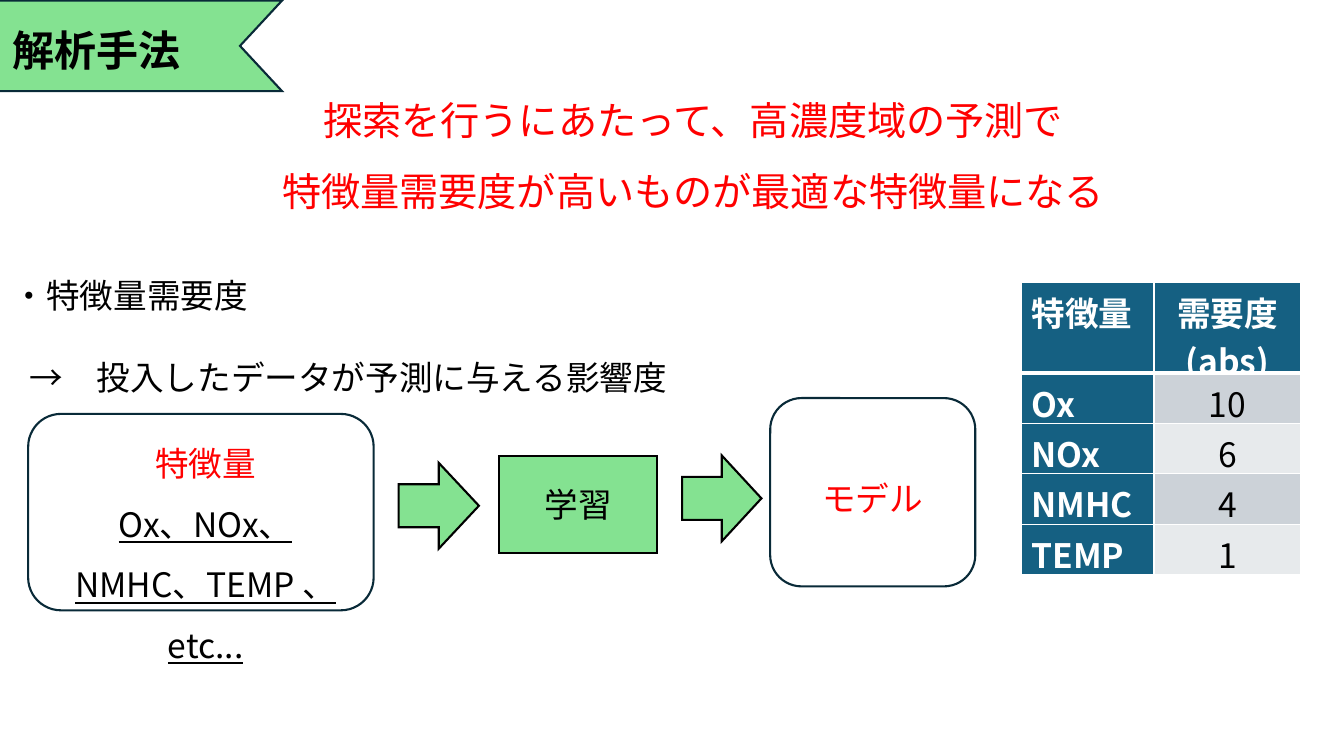
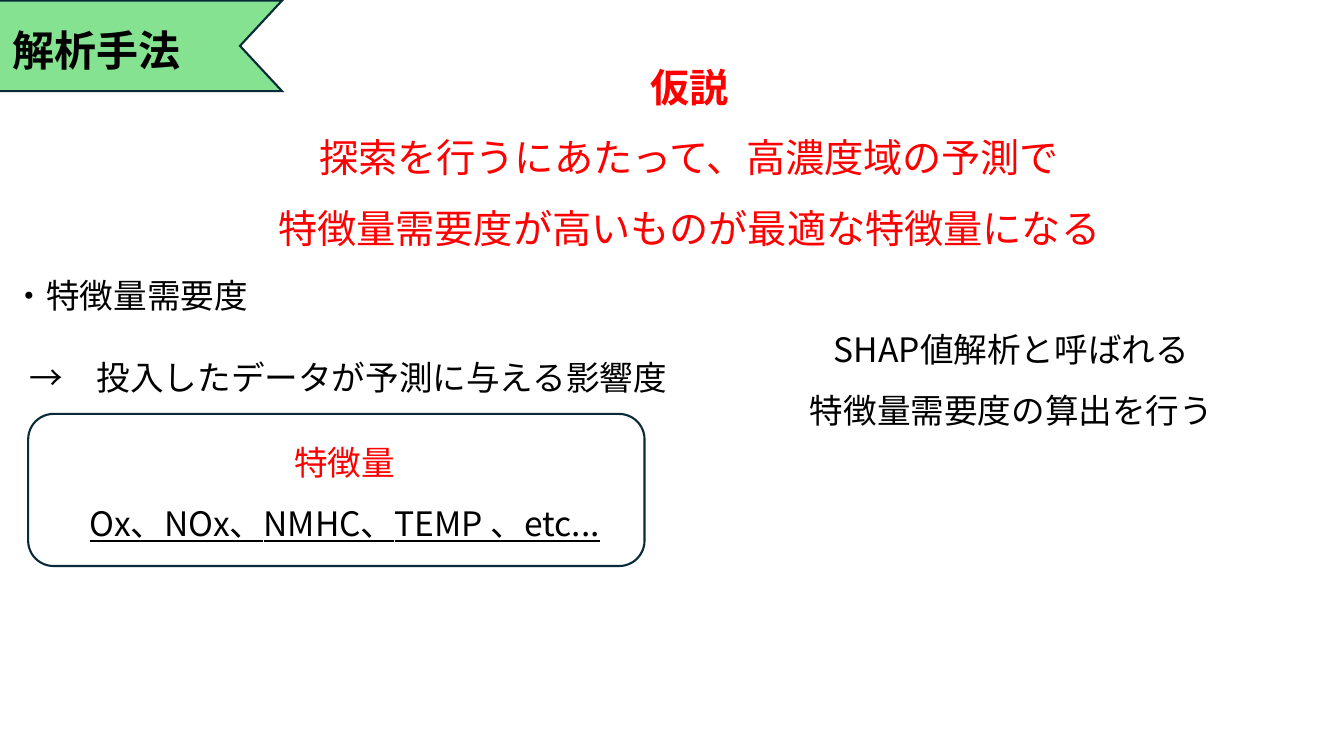
Before and after one commit to Tatsuki0623/lab, a slide deck: slide 5 of out_data/最終発表.pptx. Drawn at 1344x756 pixels with LibreOffice and Linux fonts; fonts in the diff are those of the drawing. Boxes give left, top, right and bottom in pixels: in the first picture for what was removed or moved away, otherwise in the second. Text is boxed around its words. In the diff, an @@ line names an element or a change of style, - is before the commit and + after.

```diff
--- a/out_data/最終発表.pptx
+++ b/out_data/最終発表.pptx
@@ text "仮説": place and size @@
-text "仮説" at [282, 102, 1104, 209]
+text "仮説" at [278, 68, 1100, 246]
@@ text at [650, 68, 728, 106]: paragraph added @@
+仮説
@@ table removed at [1021, 282, 1302, 581], 5 rows, 2 columns @@
-特徴量 | 需要度(abs)
-Ox | 10
-NOx | 6
-NMHC | 4
-TEMP | 1
@@ text added at [810, 333, 1213, 426], 24 pt, text #000000 @@
+SHAP値解析と呼ばれる
+特徴量需要度の算出を行う
@@ rounded rectangle: place and size @@
-rounded rectangle at [28, 414, 374, 611]
+rounded rectangle at [28, 414, 644, 567]
@@ text "特徴量" rewrapped from [75, 447, 336, 604] to [90, 446, 600, 542] @@
@@ rounded rectangle removed at [770, 398, 975, 587] @@
@@ right arrow removed at [398, 463, 479, 548] @@
@@ rectangle removed at [499, 456, 656, 553] @@
-学習
@@ right arrow removed at [683, 456, 762, 541] @@
@@ text removed at [822, 482, 923, 513] @@
-モデル
```
Also in this commit, not shown: 2 other slides changed.
